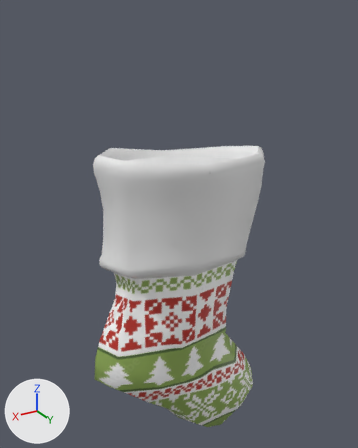
What one commit did to the OBJ model ProyectoFinal/ProyectoFinal/Models/LegoStarWarsTCSModels/Decoration/botaNavidena/bota2.obj.
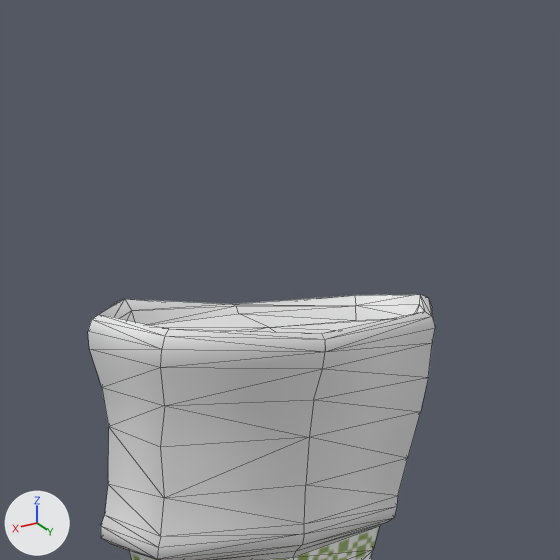
Old and new are each drawn whole from a 50 mm camera at (0.142, 0.232, 0.156) aimed at (-0.002, -0.009, 0.036) and again close up on the part from 14% to 91% of the width and 0% to 62% of the height. Arrows for +X, +Y and +Z are at lower left; the lights stay in place. The close-ups show mesh edges as thin lines. Where no turn or scale is listed for an object, it has been applied to the vertices. Vertices at the same position are counted once.

Script lines for the objects in view, before the commit:
```python
me_tela_noel_sock_2020_002_tela_noel_sock_2020_006 = bpy.data.meshes.new('tela_Noel_Sock_2020.002_tela_Noel_Sock_2020.006')
me_tela_noel_sock_2020_002_tela_noel_sock_2020_006.from_pydata(...)  # 194 vertices, 384 faces; spans x -0.061..0.062, y -0.025..0.026, z -0.127..0.089
# faces by material slot: [216, 168]
me_tela_noel_sock_2020_002_tela_noel_sock_2020_006.materials.append(mat_peluche_014)  # picture img_peluche_png
me_tela_noel_sock_2020_002_tela_noel_sock_2020_006.materials.append(mat_principal_013)  # picture img_pattern2_png
ob_tela_noel_sock_2020_002_tela_noel_sock_2020_006 = bpy.data.objects.new('tela_Noel_Sock_2020.002_tela_Noel_Sock_2020.006', me_tela_noel_sock_2020_002_tela_noel_sock_2020_006)
ob_tela_noel_sock_2020_002_tela_noel_sock_2020_006.location = (0.0, 0.0, 0.0)
```
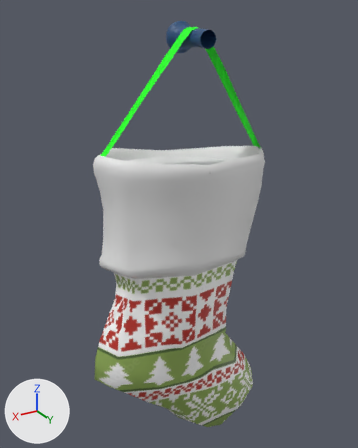
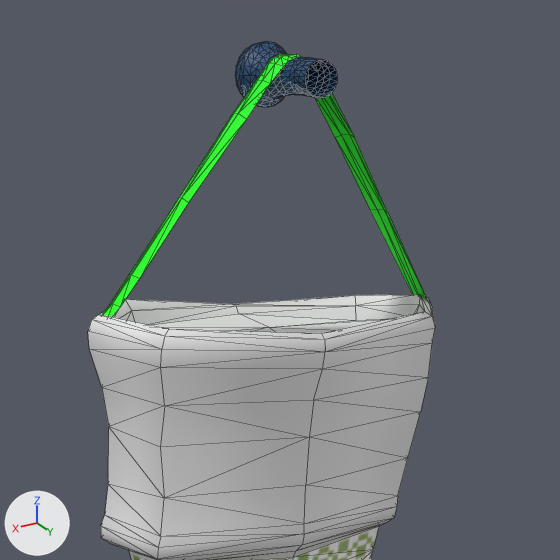
Where the change shows, as pixel boxes (x1, y1, x2, y2) in the close-ups (560 x 560 px):
'tela_Noel_Sock_2020.002_tela_Noel_Sock_2020.006', reshaped: before (88, 294, 435, 560); after (88, 41, 435, 560)
part 1 of me_tela_noel_sock_2020_002_tela_noel_sock_2020_006, added (blue): after (235, 41, 337, 107)
part 2 of me_tela_noel_sock_2020_002_tela_noel_sock_2020_006, added (green): after (103, 54, 428, 317)

The change, as a diff of the scene's bpy script:
```diff
--- a/ProyectoFinal/ProyectoFinal/Models/LegoStarWarsTCSModels/Decoration/botaNavidena/bota2.obj.py
+++ b/ProyectoFinal/ProyectoFinal/Models/LegoStarWarsTCSModels/Decoration/botaNavidena/bota2.obj.py
@@ img_cinta_png @@
+img_cinta_png = load_image('Cinta.png', 'Cinta.png', 256, 256, 'sRGB')
@@ img_clavo_png @@
+img_clavo_png = load_image('Clavo.png', 'Clavo.png', 256, 256, 'sRGB')
@@ mat_cinta_003 @@
+mat_cinta_003 = principled_material('Cinta.003')
+mat_cinta_003.texture = img_cinta_png
+mat_cinta_003.roughness = 0.526
@@ mat_clavo_003 @@
+mat_clavo_003 = principled_material('Clavo.003')
+mat_clavo_003.texture = img_clavo_png
+mat_clavo_003.roughness = 0.526
@@ me_tela_noel_sock_2020_002_tela_noel_sock_2020_006 @@
 # used by ob_tela_noel_sock_2020_002_tela_noel_sock_2020_006; location = (0.0, 0.0, 0.0)
-me_tela_noel_sock_2020_002_tela_noel_sock_2020_006.from_pydata(...)  # 194 vertices, 384 faces; spans x -0.061..0.062, y -0.025..0.026, z -0.127..0.089
+me_tela_noel_sock_2020_002_tela_noel_sock_2020_006.from_pydata(...)  # 539 vertices, 1014 faces; spans x -0.061..0.062, y -0.025..0.026, z -0.127..0.152
+# me_tela_noel_sock_2020_002_tela_noel_sock_2020_006 part 1: a new loose piece of 281 vertices spanning x -0.01..0.006, y -0.011..0.019, z 0.136..0.152, in mat_clavo_003 (picture img_clavo_png)
+# me_tela_noel_sock_2020_002_tela_noel_sock_2020_006 part 2: a new loose piece of 64 vertices spanning x -0.056..0.051, y -0.005..0.008, z 0.077..0.149, in mat_cinta_003 (picture img_cinta_png)
 me_tela_noel_sock_2020_002_tela_noel_sock_2020_006.materials.append(mat_peluche_014)
 me_tela_noel_sock_2020_002_tela_noel_sock_2020_006.materials.append(mat_principal_013)
+me_tela_noel_sock_2020_002_tela_noel_sock_2020_006.materials.append(mat_cinta_003)  # picture img_cinta_png
+me_tela_noel_sock_2020_002_tela_noel_sock_2020_006.materials.append(mat_clavo_003)  # picture img_clavo_png
```
